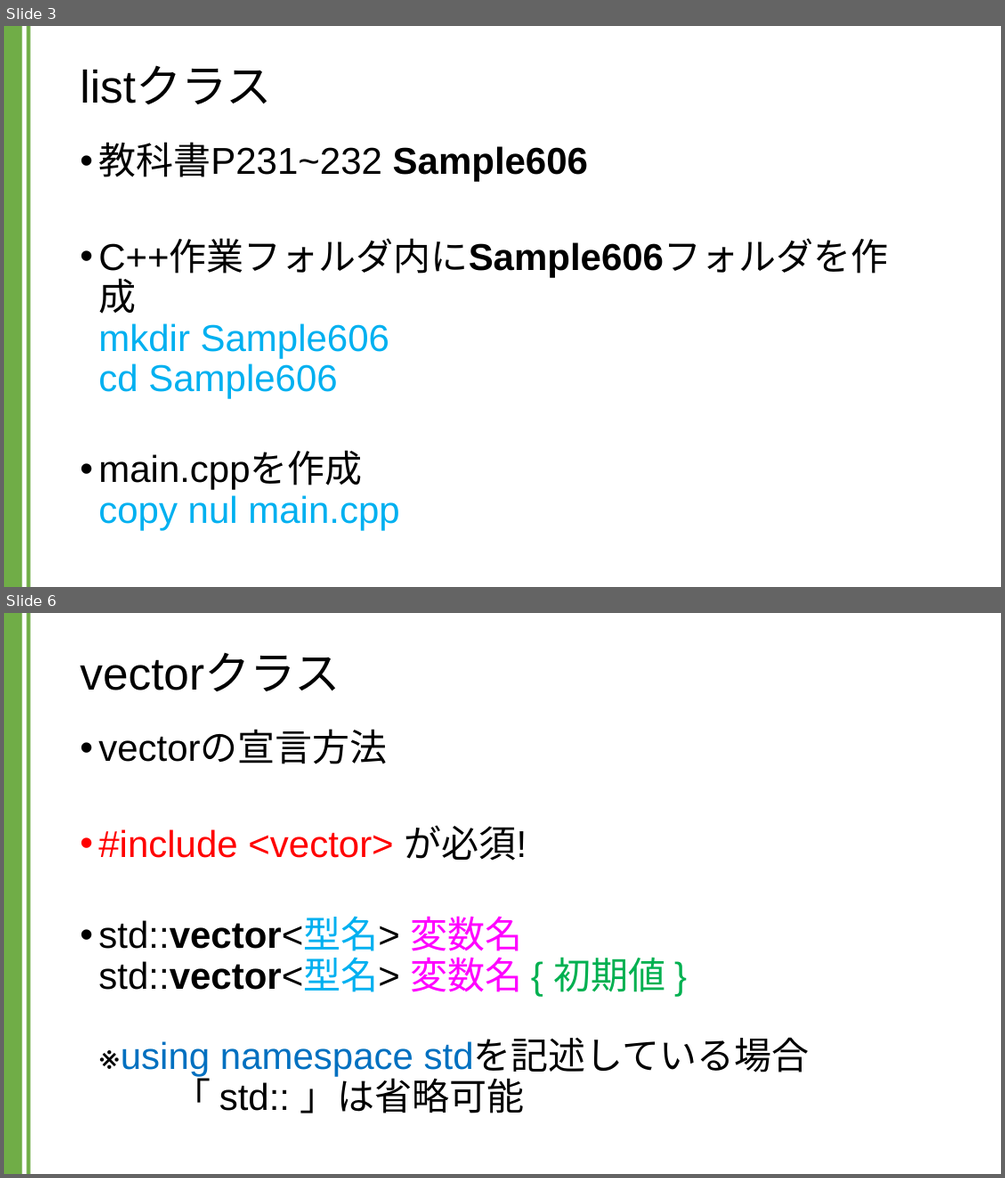
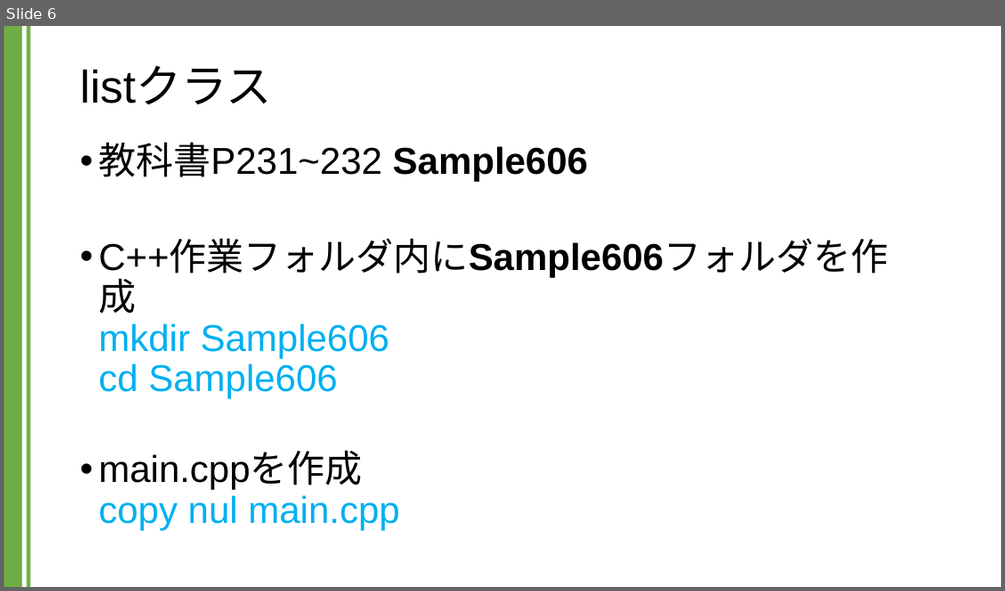
Before and after one commit to kic-murata/cpp2024, a slide deck: 授業資料/講義資料：Listクラス.pptx. Shown one above the other, each under a label of ours: slides 3 and 6 before the commit, slide 6 after it; the slides between them are not shown. The pictures are 1005x1178 and 1005x591 pixels, drawn with LibreOffice and Linux fonts; fonts in the diff are those of the drawing. Boxes give left, top, right and bottom in pixels: in the first picture for what was removed or moved away, otherwise in the second. Text is boxed around its words. In the diff, an @@ line names an element or a change of style, - is before the commit and + after.

```diff
--- a/授業資料/講義資料：Listクラス.pptx
+++ b/授業資料/講義資料：Listクラス.pptx
@@ slide 6 removed at [4, 613, 1001, 1174], background #FFFFFF; not listed: 2 template elements that a slide beside it also shows @@
@@ title removed at [80, 653, 340, 691] @@
-vectorクラス
@@ text removed at [98, 731, 809, 1113] @@
-• vectorの宣言方法
-• #include <vector> が必須!
-• std::vector<型名> 変数名
-  std::vector<型名> 変数名 { 初期値 }
-  ※using namespace stdを記述している場合
-  「 std:: 」は省略可能
@@ what was slide 3 is now slide 6 @@
```
Also in this commit, not shown: 2 slides changed, 9 slides added, 16 other slides removed, 1 other file.
